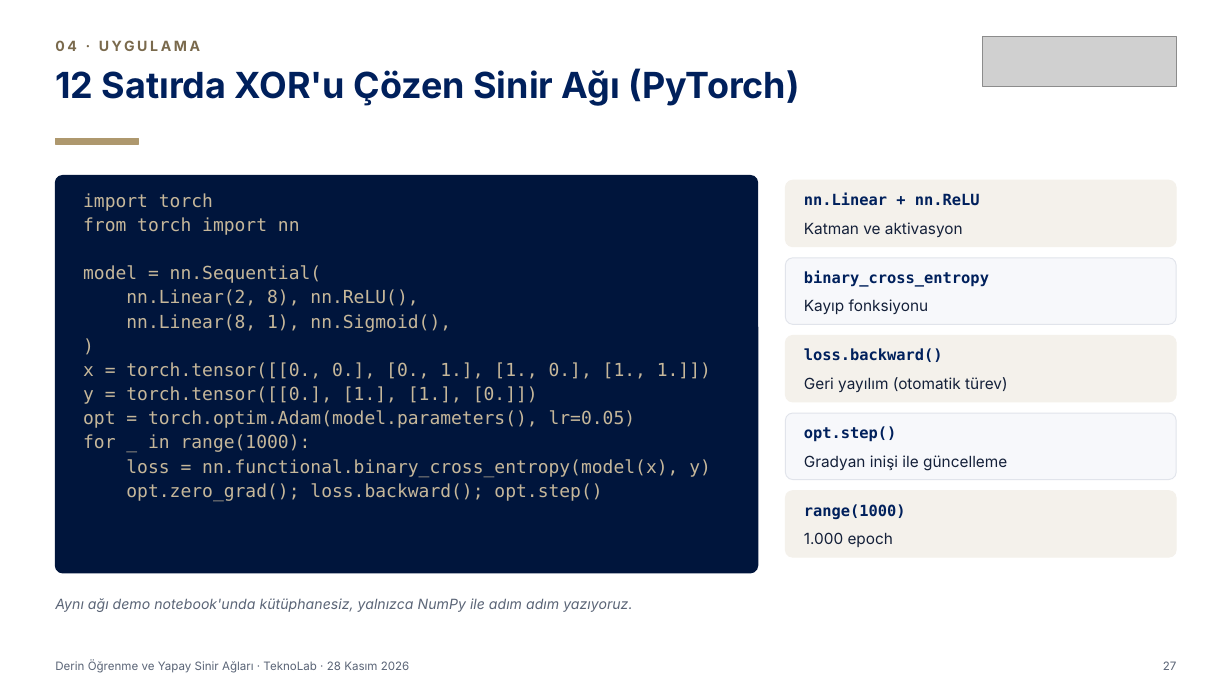
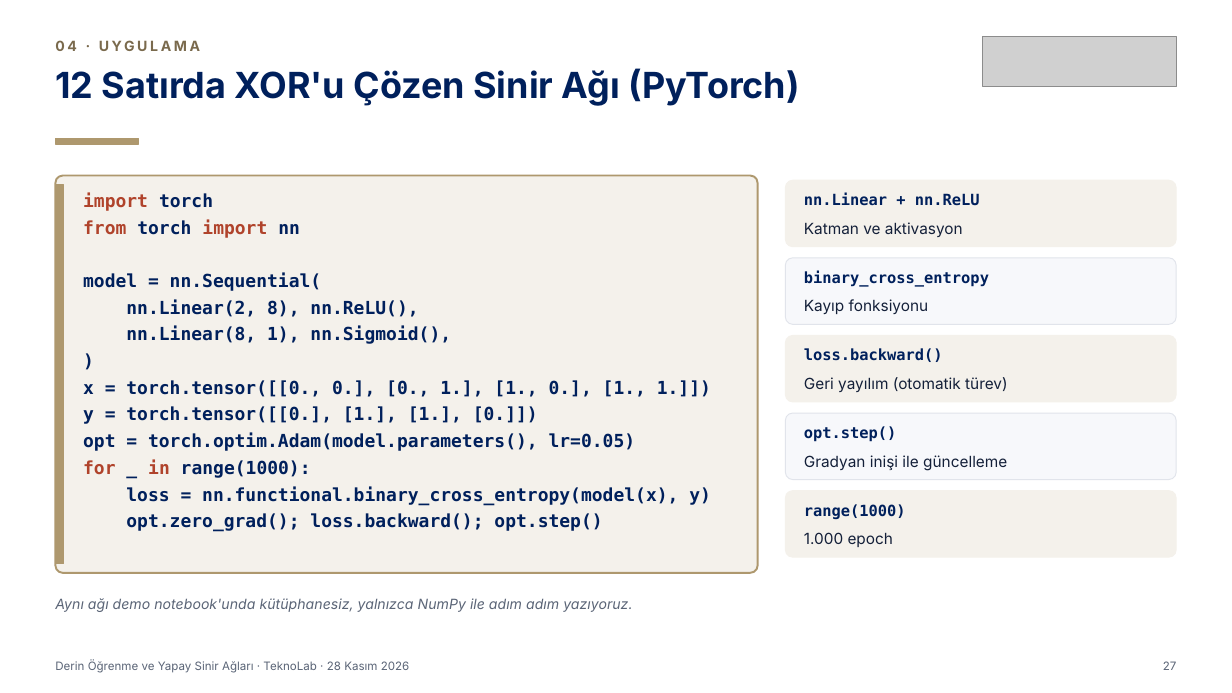
Before and after one commit to kaayra2000/kurslar, a slide deck: slide 27 of sunum/sunum.pptx. Drawn at 1232x693 pixels with LibreOffice and Linux fonts; fonts in the diff are those of the drawing; grey boxes stand for pictures. Boxes give left, top, right and bottom in pixels: in the first picture for what was removed or moved away, otherwise in the second. Text is boxed around its words. In the diff, an @@ line names an element or a change of style, - is before the commit and + after.

```diff
--- a/sunum/sunum.pptx
+++ b/sunum/sunum.pptx
@@ rounded rectangle at <box>55,176,758,573</box>: fill #00153C to #F4F1EB; outline #00153C 1 pt to #AE986E 1.5 pt @@
@@ rectangle added at <box>55,185,64,564</box>, fill #AE986E, outline #AE986E 1 pt @@
@@ text "import torch" at <box>83,193,711,532</box>: text colour #C6B79A to #B0432B in "import", "from import", "for in"; text colour #C6B79A to #00205C, bold on; more space between paragraphs @@
```
Also in this commit, not shown: 1 other file.
